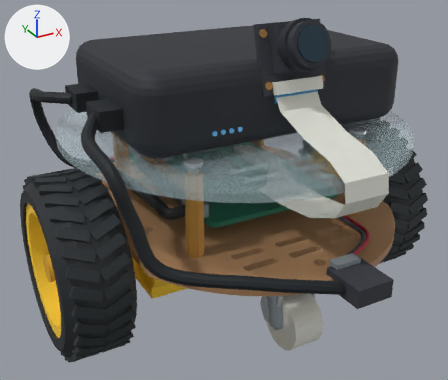
What one commit did to the glTF model web/static/schematic/robot-assembly.glb.
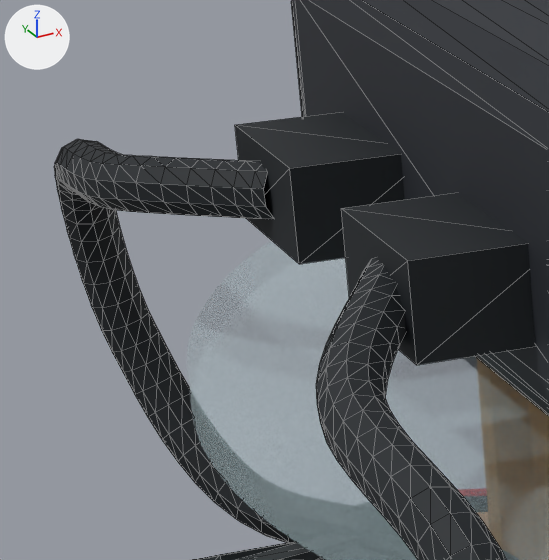
The first picture shows the older version from a 50 mm lens placed at (-0.1089, -0.192, 0.1436), pointed at (-0.0052, -0.0035, 0.0493). The close-ups show the older and then the newer version on the part from 4% to 28% of the width and 16% to 45% of the height of that picture. Only the edits that show in the close-ups are written down. The lights are fixed; the arrows at upper left show +X, +Y and +Z. The close-ups show mesh edges as thin lines. Where no turn or scale is listed for an object, it has been applied to the vertices.

Before the edit, the objects in view are built like this:
```python
me_motor_power_cable___seam = bpy.data.meshes.new('Motor power cable — seam')
me_motor_power_cable___seam.from_pydata(...)  # 578 vertices, 1132 faces; spans x -0.0636..-0.0019, y -0.073..-0.0035, z 0.0412..0.0903
me_motor_power_cable___seam.materials.append(mat_seam)  # black #161c22
me_pi_power_cable___seam = bpy.data.meshes.new('Pi power cable — seam')
me_pi_power_cable___seam.from_pydata(...)  # 658 vertices, 1292 faces; spans x -0.0644..-0.0278, y -0.0217..0.0483, z 0.051..0.0903
me_pi_power_cable___seam.materials.append(mat_seam)  # black #161c22
me_upper_acrylic_deck___clear = bpy.data.meshes.new('Upper acrylic deck — clear')
me_upper_acrylic_deck___clear.from_pydata(...)  # 2976 vertices, 6044 faces; spans x -0.063..0.063, y -0.067..0.067, z 0.072..0.0748
me_upper_acrylic_deck___clear.materials.append(mat_clear)  # pale blue #cee7ed
ob_motor_power_cable___seam = bpy.data.objects.new('Motor power cable — seam', me_motor_power_cable___seam)
ob_motor_power_cable___seam.location = (0.0, 0.0, 0.0)
ob_pi_power_cable___seam = bpy.data.objects.new('Pi power cable — seam', me_pi_power_cable___seam)
ob_pi_power_cable___seam.location = (0.0, 0.0, 0.0)
ob_upper_acrylic_deck___clear = bpy.data.objects.new('Upper acrylic deck — clear', me_upper_acrylic_deck___clear)
ob_upper_acrylic_deck___clear.location = (0.0, 0.0, 0.0)
# also in view: 'Anker battery — case' at (0.003, 0.003, 0.0895); 'Right drive wheel — tread' at (-0.063, 0.0, 0.0325)
```
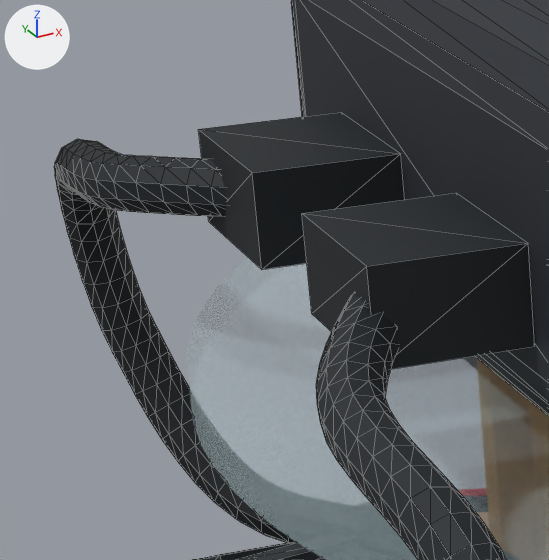
Changed parts and their boxes [x1, y1, x2, y2] in the close-ups (549 x 560 px; the box of a moved part takes in the faces that stretch with it):
'Motor power cable — seam', reshaped: before [316, 193, 535, 560]; after [302, 193, 535, 560]
part 1 of me_pi_power_cable___seam, moved or reshaped: before [235, 112, 405, 264]; after [199, 112, 405, 269]
part 2 of me_motor_power_cable___seam, moved or reshaped: before [341, 193, 535, 365]; after [302, 193, 535, 369]

The edits, one by one:
me_pi_power_cable___seam has 658 vertices, 1292 faces and spans x -0.0644..-0.0278, y -0.0217..0.0483, z 0.051..0.0903.
me_pi_power_cable___seam is used by ob_pi_power_cable___seam; location (0.0, 0.0, 0.0).
me_pi_power_cable___seam part 1: the loose piece of 8 vertices spanning x -0.055..-0.045, y 0.0075..0.0205, z 0.0838..0.0903 is moved by (-0.0025, 0.0, 0.0).
me_motor_power_cable___seam has 578 vertices, 1132 faces and spans x -0.0636..-0.0019, y -0.073..-0.0035, z 0.0412..0.0903.
me_motor_power_cable___seam is used by ob_motor_power_cable___seam; location (0.0, 0.0, 0.0).
me_motor_power_cable___seam part 2: the loose piece of 8 vertices spanning x -0.055..-0.045, y -0.0165..-0.0035, z 0.0838..0.0903 is moved by (-0.0025, 0.0, 0.0).
